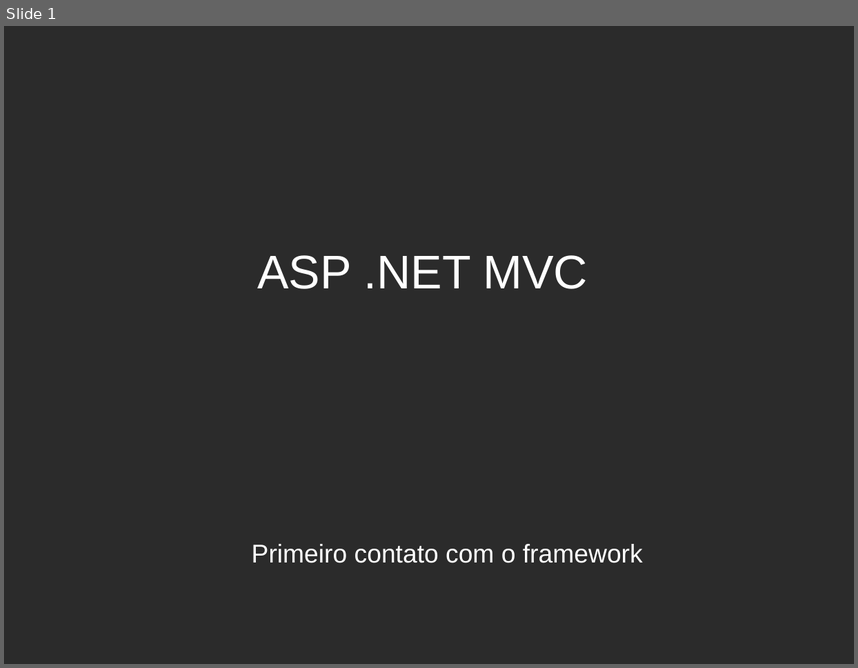
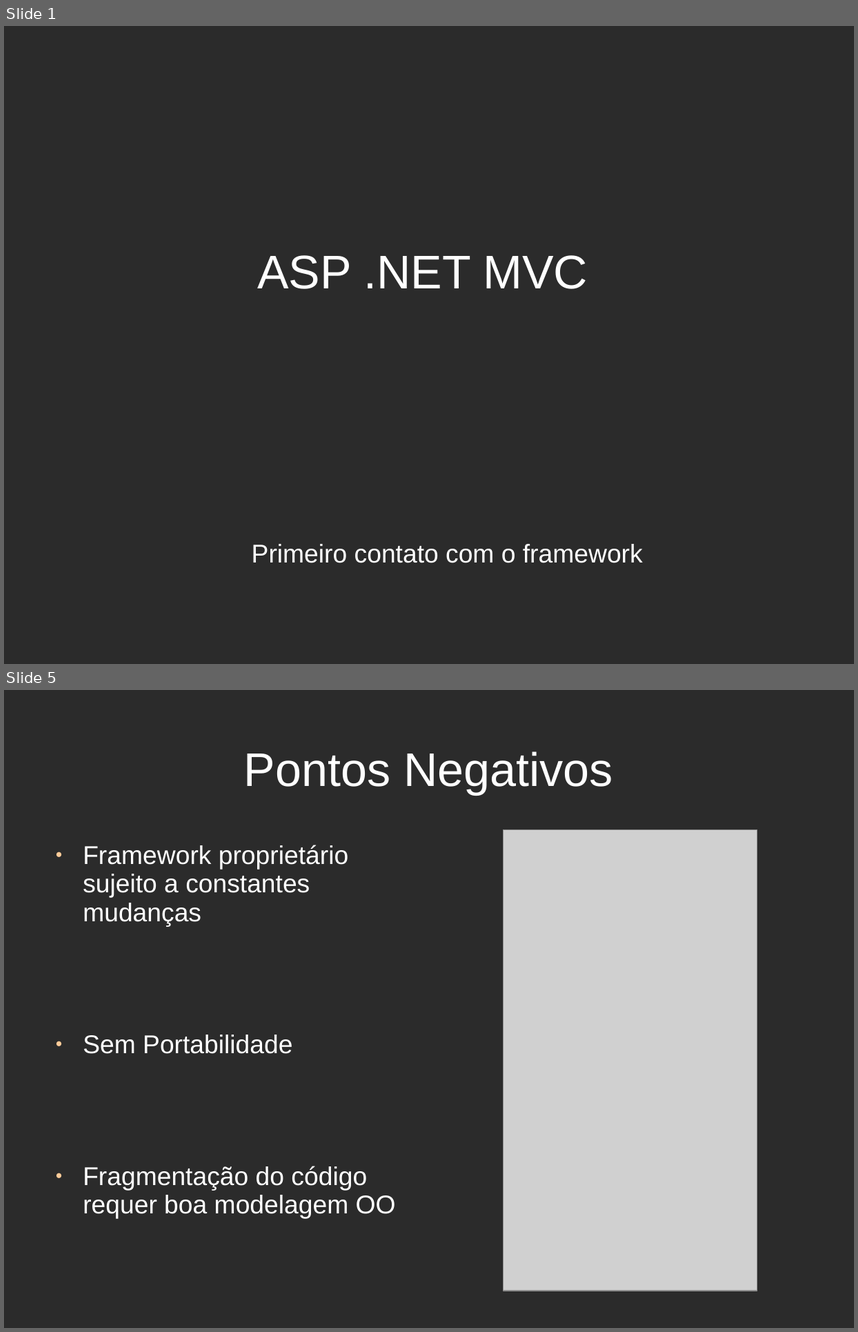
Before and after one commit to icoutinho/BarShowroom, a slide deck: barshowroom.ppt. Shown one above the other, each under a label of ours: slide 1 before the commit, slides 1 and 5 after it; the slides between them are not shown. The pictures are 858x668 and 858x1332 pixels, drawn with LibreOffice and Linux fonts; fonts in the diff are those of the drawing; grey boxes stand for pictures; background and template pictures are left out; a plain dark background stands for a picture behind light text. Boxes give left, top, right and bottom in pixels: in the first picture for what was removed or moved away, otherwise in the second. Text is boxed around its words. In the diff, an @@ line names an element or a change of style, - is before the commit and + after.

```diff
--- a/barshowroom.ppt
+++ b/barshowroom.ppt
@@ slide 5 added at (4,690,854,1328), background picture (left out) @@
@@ title added at (244,751,613,794), 44 pt, text #FFFFFF @@
+Pontos Negativos
@@ picture added at (504,829,757,1290) @@
@@ text added at (83,845,396,1219), 24 pt, text #FFFFFF @@
+● Framework proprietário sujeito a constantes mudanças
+● Sem Portabilidade
+● Fragmentação do código requer boa modelagem OO
```
Also in this commit, not shown: 1 slide changed, 2 other slides added, 1 other file.
